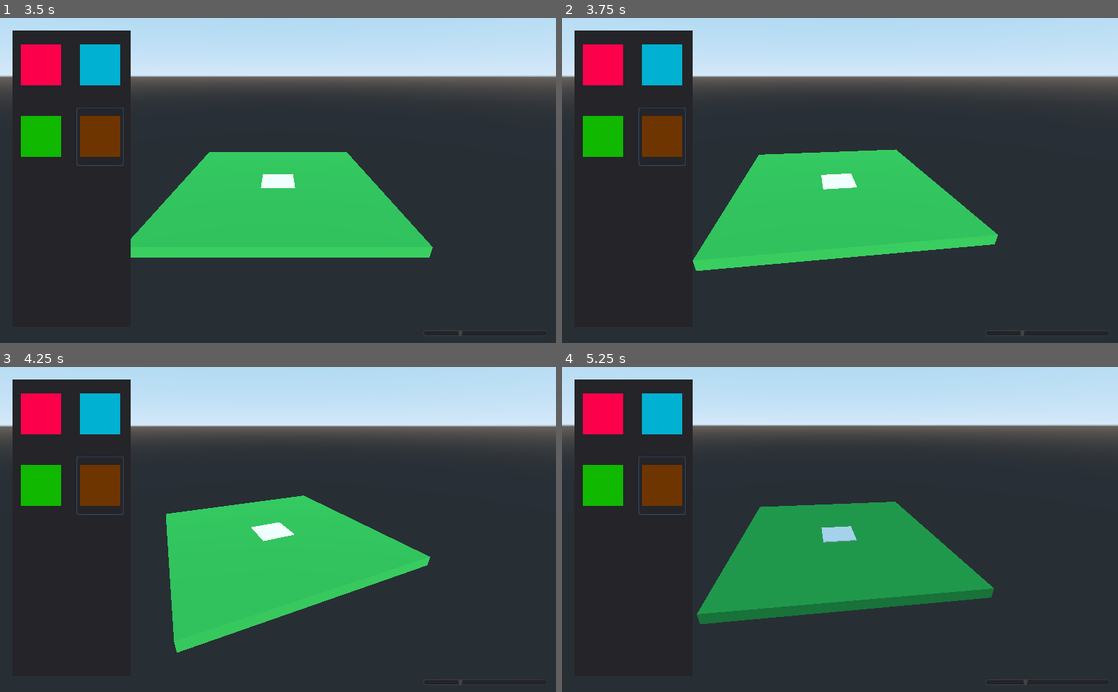
Above: before the commit, frames 1-4 (two rows, left to right).
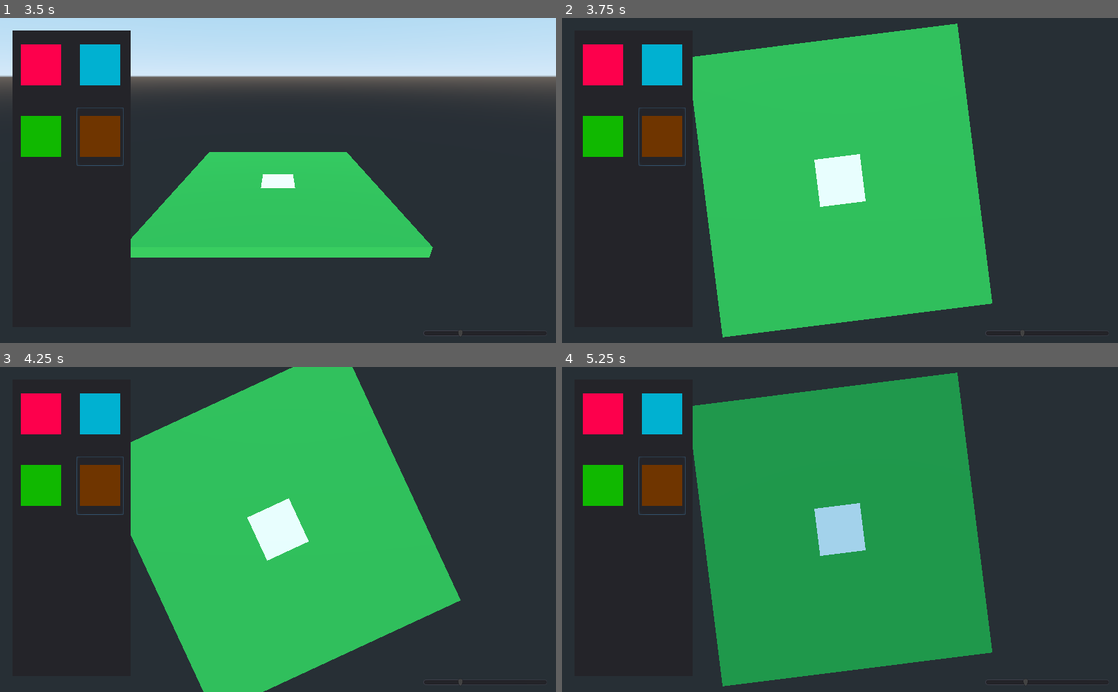
Above: after the commit, the same moments.

Repository: Atmosaero/FarmCreator
Game: Godot game, scene res://Main.tscn
The game is run twice, just before and just after one commit, with the same random seed, the same clock (stepped at 60 frames per second) and the same inputs.
Inputs (mouse positions are in pixels of both pictures, inside the frame that each line leads up to):
- Up to frame 1 (3.5 s): click (38, 63) at 0.5 s; click (38, 138) at 1.25 s; click (100, 63) at 2 s; click (100, 138) at 2.75 s
- Up to frame 2 (3.75 s): tap Enter at 3.5 s; move the mouse to (962, 164) at 3.52 s; hold D (right) from 3.53 s (still down); hold K (CameraTranslate, bound only after the commit) from 3.53 s (still down); click (962, 164) at 3.67 s
- Up to frame 3 (4.25 s): keep holding D (right); keep holding K (CameraTranslate, bound only after the commit)
- Up to frame 4 (5.25 s): move the mouse to (728, 545) at 4.27 s; release D (right) at 4.28 s; release K (CameraTranslate, bound only after the commit) at 4.28 s; hold A (left) 4.28-5.03 s; tap L (Light) at 4.35 s; tap K (CameraTranslate, bound only after the commit) at 4.55 s; move the mouse to (895, 458) at 5.02 s; hold D (right) from 5.03 s (still down); hold K (CameraTranslate, bound only after the commit) from 5.03 s (still down); tap Mouse wheel up (ScrollDown) at 5.1 s

Frame 1 is identical in both runs. In frame 2, 42% of the frame differs, in the area x 0-100%, y 0-99%; in frame 3, 41%; in frame 4, 43%.
Error before the commit: Parse Error: Use "onready var MaterialBrush = get_node(...)" instead. (res://Block.gd:5)

Commit message:
Version 5

Diff:
--- a/Block.gd
+++ b/Block.gd
@@ -1,9 +1,13 @@
 extends MeshInstance
 
 var material = SpatialMaterial.new()
-var MaterialBrush = get_node("/root/Menu")
+var MaterialBrush
 
+func _process(delta):
+	MaterialBrush = Menu.MaterialBrush
+	print(Menu.x)
 func _on_Area_input_event(camera, event, click_position, click_normal, shape_idx):
+	print(Menu.x)
 	if event is InputEventMouseButton:
 		if event.button_index == BUTTON_LEFT and event.pressed == true:
 			print(Menu.MaterialBrush)
@@ -23,3 +27,6 @@
 				material.albedo_color = Color( 0.65, 0.16, 0.16, 1)
 				set_surface_material(0, material)
 				print(Menu.MaterialBrush)
+
+func _ready():
+	print(Menu.x)
--- a/Camera.gd
+++ b/Camera.gd
@@ -5,9 +5,17 @@
 const Speed = 0.01
 var LightStatus = true
 var LightObject
+
+var Camera1
+var Camera2
+var CameraStatus = false
+
 func _ready():
+	Camera1 = get_node("Camera")
+	Camera2 = get_node("CameraHigh")
 	LightObject = get_node("Camera/DirectionalLight")
 func _process(delta):
+	Camera2.current = CameraStatus
 	#Move
 	if Input.is_action_pressed("right"):
 		rotate_y(-Speed)
@@ -17,3 +25,5 @@
 	if Input.is_action_just_pressed("Light"):
 		LightStatus = !LightStatus
 		LightObject.visible = LightStatus
+	if Input.is_action_just_pressed("CameraTranslate"):
+		CameraStatus = !CameraStatus
--- /dev/null
+++ b/CameraHigh.gd
@@ -0,0 +1,18 @@
+extends Camera
+
+
+# Declare member variables here. Examples:
+# var a = 2
+# var b = "text"
+var Camera
+
+# Called when the node enters the scene tree for the first time.
+func _ready():
+	pass # Replace with function body.
+func _process(delta):
+	if Input.is_action_pressed("CameraTranslate"):
+
+
+# Called every frame. 'delta' is the elapsed time since the previous frame.
+#func _process(delta):
+#	pass
--- a/Main.tscn
+++ b/Main.tscn
@@ -52,6 +52,9 @@
 "_edit_use_anchors_": false
 }
 
+[node name="CameraHigh" type="Camera" parent="Terrain/CameraRotate"]
+transform = Transform( 0.0416667, 0, 0, 0, -4.37114e-08, 1, 0, -0.0401284, -1.75407e-09, 0, 42, 0 )
+
 [node name="Control" type="Control" parent="."]
 margin_left = 495.0
 margin_top = 197.0
@@ -70,7 +73,6 @@
 __meta__ = {
 "_edit_use_anchors_": false
 }
-MaterialBrush = 2
 
 [node name="A" type="Button" parent="Control/Menu"]
 margin_left = 9.0
@@ -133,7 +135,6 @@
 mesh = SubResource( 4 )
 material/0 = SubResource( 5 )
 script = ExtResource( 8 )
-MaterialBrush = null
 
 [node name="Area" type="Area" parent="Control/Menu/Slots/Block" groups=[
 "Blocks",
--- a/Menu.gd
+++ b/Menu.gd
@@ -1,13 +1,16 @@
 extends Panel
 
-export (int) var MaterialBrush
+var MaterialBrush
 
+var x = 6
 
-
-
+func _ready():
+	x = 10
+	MaterialBrush = 0
 func _on_A_pressed():
+	x = 5
 	MaterialBrush = 1
-	print(MaterialBrush)
+	print(x)
 
 func _on_B_pressed():
 	MaterialBrush = 2
--- a/project.godot
+++ b/project.godot
@@ -103,6 +103,11 @@
 "events": [ Object(InputEventKey,"resource_local_to_scene":false,"resource_name":"","device":0,"alt":false,"shift":false,"control":false,"meta":false,"command":false,"pressed":false,"scancode":76,"unicode":0,"echo":false,"script":null)
  ]
 }
+CameraTranslate={
+"deadzone": 0.5,
+"events": [ Object(InputEventKey,"resource_local_to_scene":false,"resource_name":"","device":0,"alt":false,"shift":false,"control":false,"meta":false,"command":false,"pressed":false,"scancode":75,"unicode":0,"echo":false,"script":null)
+ ]
+}
 
 [physics]
 
Not shown: 1 places in Main.tscn that only renumber resources
